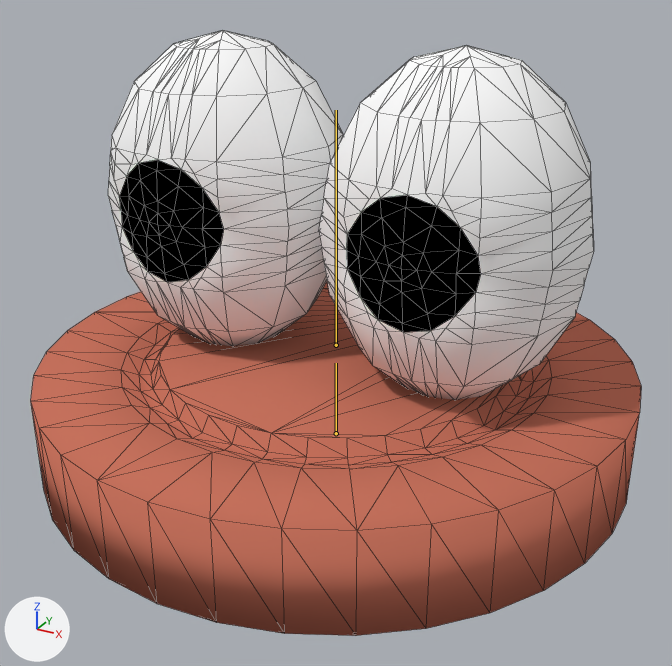
One commit to the Blender file Assets/Models/player_actions.blend: the scene before it, then after it.
Both versions are drawn from a 50 mm camera at (2.07, -3.76, 2.25) aimed at (0.07, -0.13, 0.44). Arrows for +X, +Y and +Z are at lower left; the lights stay in place. Both versions are drawn at frame 32 of the action 'Sad'; the numbers are the values there. The bones that bend it are drawn over the model as lines. Mesh edges are drawn as thin lines.

In view in the first picture: 'Base', 'Eyes'.
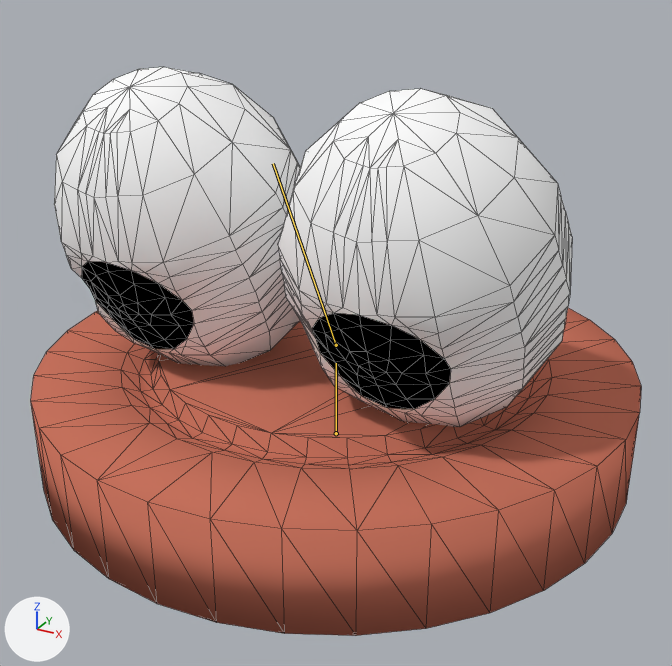
What the commit changed:
Bone 'B_Eyes' (bone_b_eyes) turns from (0, 0, 0) to (-27, 0, 0) degrees about its own x, y and z.

Changed parts and their boxes (x1, y1, x2, y2) in the pictures (672 x 666 px):
'Eyes', posed (7% wider)
    before: (108, 31, 594, 400)
    after: (54, 67, 572, 427)
bone 'B_Eyes', root to tip
    before: (336, 345) to (336, 110)
    after: (336, 345) to (273, 163)
